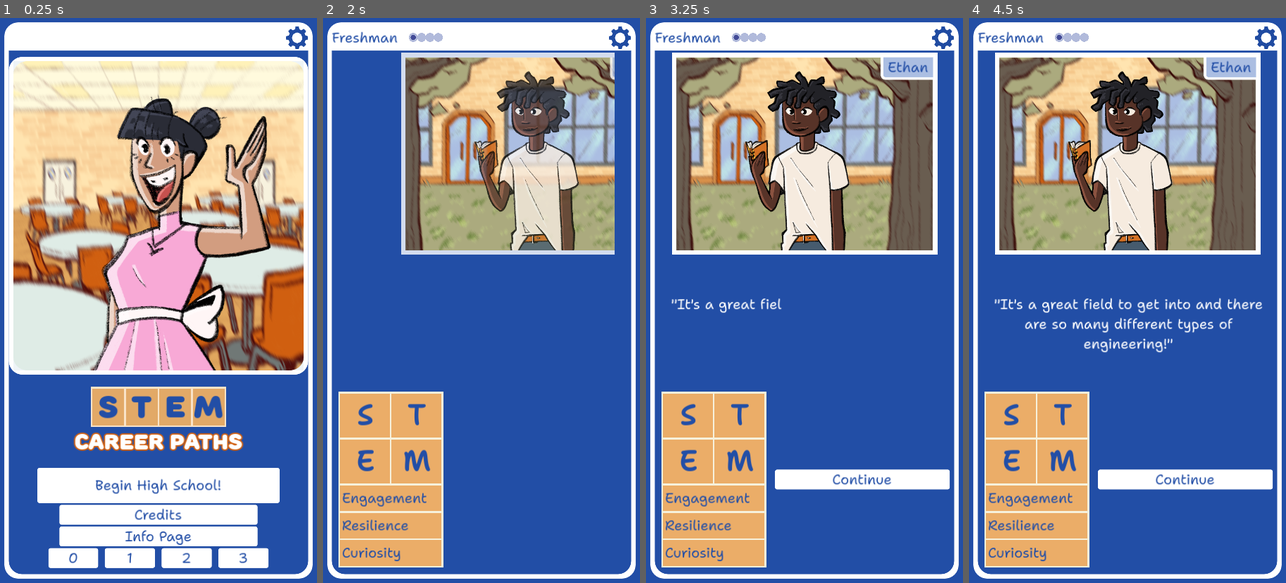
Above: before the commit, frames 1-4 (left to right).
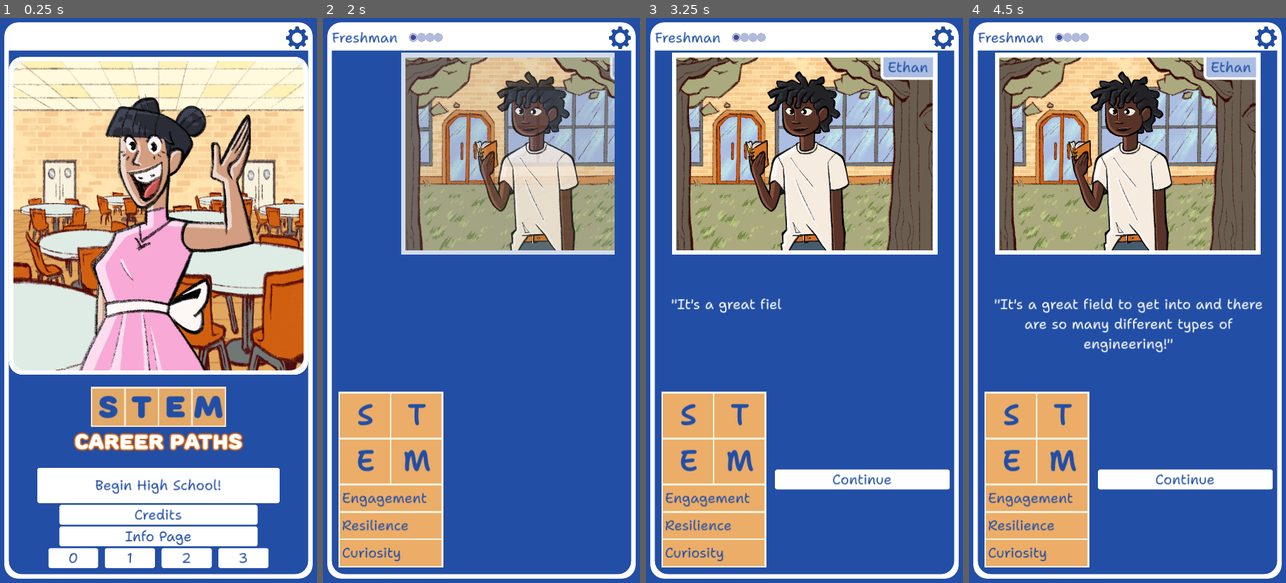
Above: after the commit, the same moments.

Repository: stem-career-paths/game
Game: Godot game, scene res://ui/screen.tscn
Two runs of this game, one before a commit and one after it. Both use one fixed random seed, a clock stepped at 60 frames per second and the inputs below.
Inputs (mouse positions are in pixels of both pictures, inside the frame that each line leads up to):
- Up to frame 1 (0.25 s): no input
- Up to frame 2 (2 s): click (481, 486) at 0.52 s; click (538, 481) at 1.25 s
- Up to frame 3 (3.25 s): tap Enter at 2 s; drag from (804, 323) to (836, 176) at 2.02 s; click (861, 481) at 2.75 s
- Up to frame 4 (4.5 s): click (1266, 40) at 3.5 s; tap Space at 4.25 s; drag from (1064, 328) to (1111, 413) at 4.27 s

The runs differ from the first frame. In frame 1, 19% of the frame differs, in the area x 2-98%, y 6-64%; in frame 2, 3.2%; in frame 3, 2.8%; in frame 4, 2.8%.

Commit message:
Remove blur to fix WebKit issues

Diff:
--- a/project/ui/cast_preview.gd
+++ b/project/ui/cast_preview.gd
@@ -6,7 +6,8 @@
 ## The child index that is currently shown
 var _index := 0
 
-@onready var _cast_previews : Array[Node] = %Cast.get_children()
+@onready var _cast: Control = %Cast
+@onready var _cast_previews : Array[Node] = _cast.get_children()
 
 
 func _ready() -> void:
@@ -21,4 +22,5 @@
 	create_tween().tween_property(current, "modulate:a", 0, crossfade_speed)
 	_index = (_index + 1) % _cast_previews.size()
 	var next := _cast_previews[_index]
-	create_tween().tween_property(next, "modulate:a", 1, crossfade_speed)
+	next.modulate.a = 1
+	_cast.move_child(next, 0)
--- a/project/ui/cast_preview.tscn
+++ b/project/ui/cast_preview.tscn
@@ -1,7 +1,8 @@
-[gd_scene load_steps=11 format=3 uid="uid://d3kw3amfgirv1"]
+[gd_scene load_steps=12 format=3 uid="uid://d3kw3amfgirv1"]
 
 [ext_resource type="Script" path="res://ui/cast_preview.gd" id="1_tjoh5"]
 [ext_resource type="PackedScene" uid="uid://dmbe6mlt6wbgr" path="res://ui/start_scene/character_preview.tscn" id="2_ch53q"]
+[ext_resource type="StyleBox" uid="uid://dlbigrenfpyvm" path="res://ui/white_rounded_style_box.tres" id="2_fg3fa"]
 [ext_resource type="Texture2D" uid="uid://nnsvltgmeigg" path="res://cast/ethan.png" id="3_r85gh"]
 [ext_resource type="Texture2D" uid="uid://cbcvn5aqnt5ps" path="res://locations/courtyard.png" id="4_54onl"]
 [ext_resource type="Texture2D" uid="uid://bfeif5iosw0gv" path="res://cast/hilda.png" id="5_fgp5f"]
@@ -23,7 +24,7 @@
 grow_horizontal = 2
 script = ExtResource("1_tjoh5")
 
-[node name="Cast" type="Control" parent="."]
+[node name="Cast" type="Panel" parent="."]
 unique_name_in_owner = true
 layout_mode = 1
 anchors_preset = 15
@@ -31,6 +32,7 @@
 anchor_bottom = 1.0
 grow_horizontal = 2
 grow_vertical = 2
+theme_override_styles/panel = ExtResource("2_fg3fa")
 
 [node name="CharacterPreview" parent="Cast" instance=ExtResource("2_ch53q")]
 layout_mode = 1
--- a/project/ui/location_view.tscn
+++ b/project/ui/location_view.tscn
@@ -1,15 +1,8 @@
-[gd_scene load_steps=4 format=3 uid="uid://ctpger8oqxh5u"]
+[gd_scene load_steps=2 format=3 uid="uid://ctpger8oqxh5u"]
 
-[ext_resource type="Shader" path="res://ui/gaussian_blur.gdshader" id="1_g6ft6"]
 [ext_resource type="Texture2D" uid="uid://dn3sdi40yoltw" path="res://locations/hallway.png" id="2_6s82d"]
 
-[sub_resource type="ShaderMaterial" id="ShaderMaterial_o5qot"]
-shader = ExtResource("1_g6ft6")
-shader_parameter/step = Vector2(0.5, 0.8)
-shader_parameter/radius = 8.0
-
 [node name="Location" type="TextureRect"]
-material = SubResource("ShaderMaterial_o5qot")
 texture = ExtResource("2_6s82d")
 expand_mode = 1
 stretch_mode = 6
--- a/project/ui/start_scene/character_preview.tscn
+++ b/project/ui/start_scene/character_preview.tscn
@@ -13,7 +13,6 @@
 
 [node name="Location" parent="." instance=ExtResource("2_gdob0")]
 unique_name_in_owner = true
-clip_children = 2
 layout_mode = 2
 texture = null
 expand_mode = 0
@@ -21,9 +20,14 @@
 
 [node name="Npc" type="TextureRect" parent="Location"]
 unique_name_in_owner = true
-layout_mode = 0
-offset_right = 720.0
-offset_bottom = 720.0
+layout_mode = 1
+anchors_preset = 15
+anchor_right = 1.0
+anchor_bottom = 1.0
+grow_horizontal = 2
+grow_vertical = 2
+expand_mode = 3
+stretch_mode = 5
 
 [node name="RoundedWhiteFrame" parent="." instance=ExtResource("5_bl4kh")]
 layout_mode = 2
